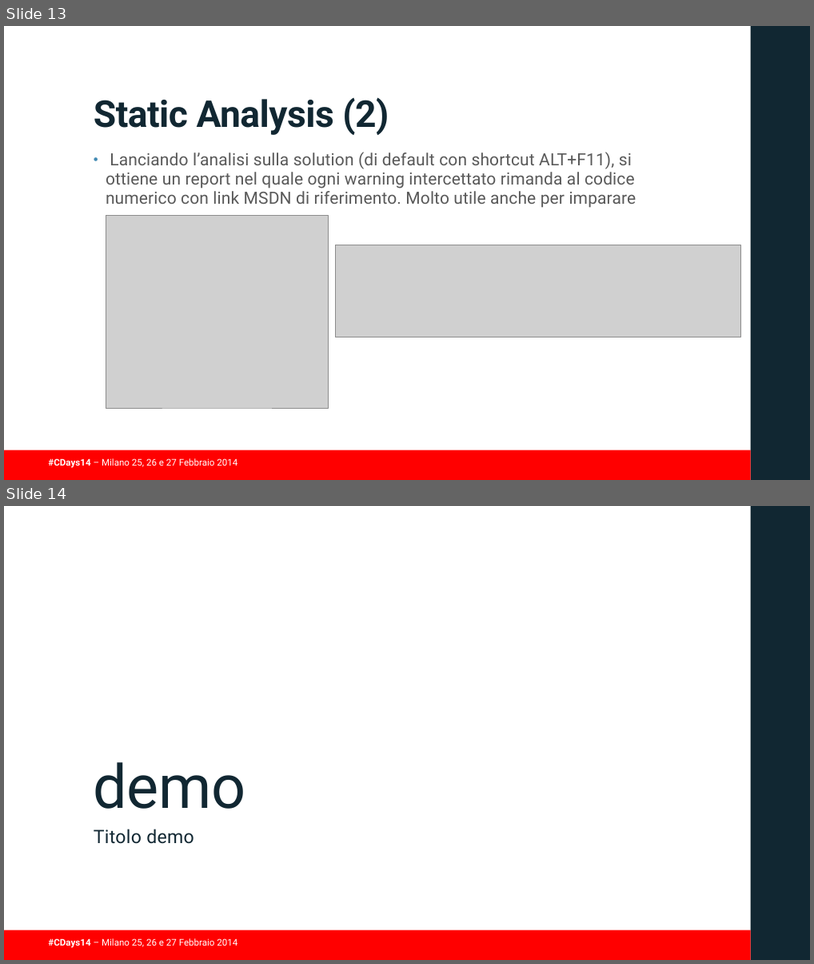
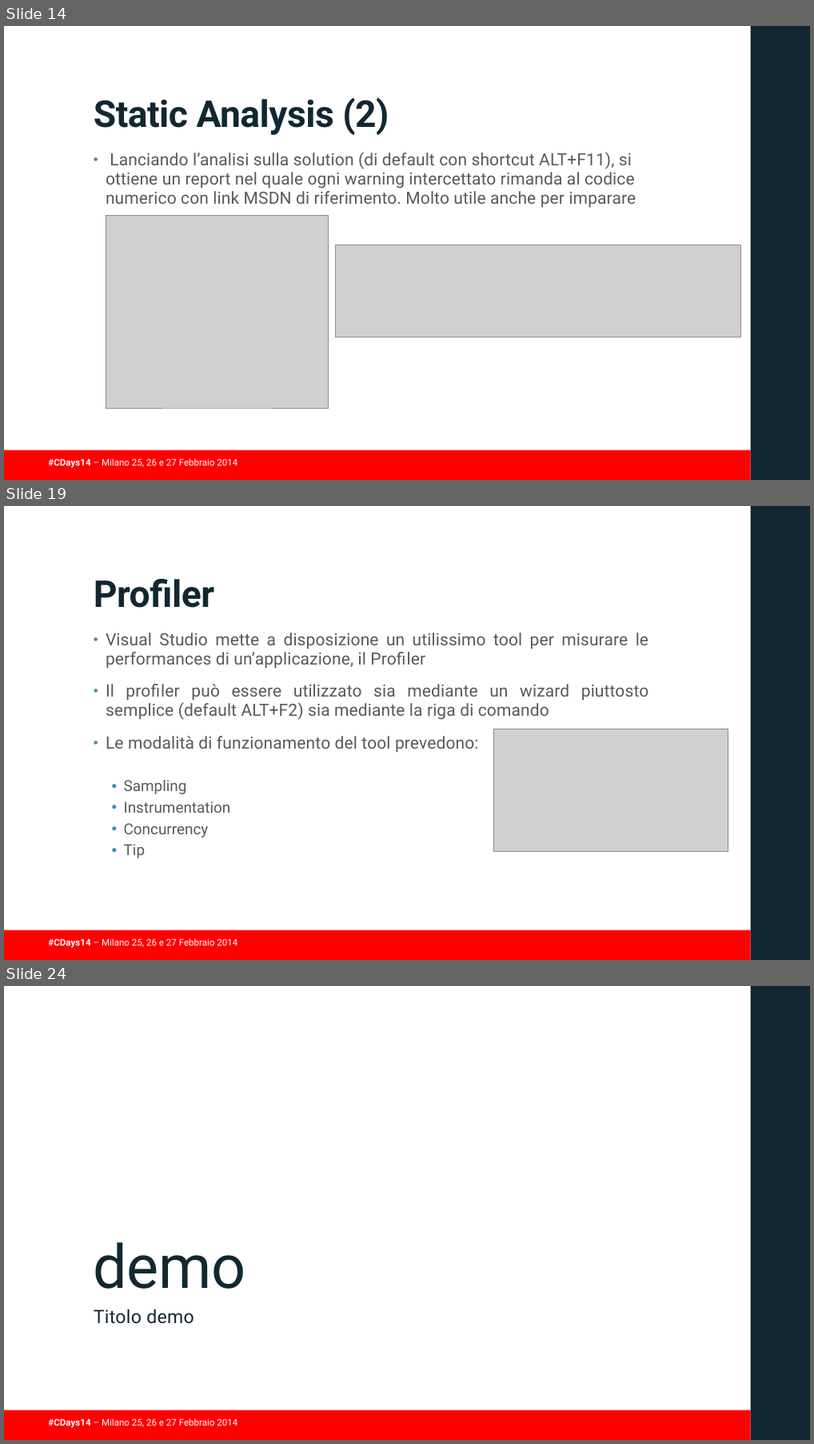
Before and after one commit to guidop/CDays14, a slide deck: presentazioneCDAYS2014.pptx. Shown one above the other, each under a label of ours: slides 13 and 14 before the commit, slides 14, 19 and 24 after it; the slides between them are not shown. The pictures are 814x964 and 814x1444 pixels, drawn with LibreOffice and Linux fonts; fonts in the diff are those of the drawing; grey boxes stand for pictures; background and template pictures are left out. Boxes give left, top, right and bottom in pixels: in the first picture for what was removed or moved away, otherwise in the second. Text is boxed around its words. In the diff, an @@ line names an element or a change of style, - is before the commit and + after.

```diff
--- a/presentazioneCDAYS2014.pptx
+++ b/presentazioneCDAYS2014.pptx
@@ slide 19 added at (4, 506, 810, 960), background #FFFFFF; not listed: 3 template elements that a slide beside it also shows @@
@@ title added at (94, 579, 214, 608), 44 pt, text #112732, bold @@
+Profiler
@@ text added at (106, 632, 649, 858), 20 pt, text #595959 @@
+• Visual Studio mette a disposizione un utilissimo tool per misurare le performances di un’applicazione, il Profiler
+• Il profiler può essere utilizzato sia mediante un wizard piuttosto semplice (default ALT+F2) sia mediante la riga di comando
+• Le modalità di funzionamento del tool prevedono:
+  • Sampling
+  • Instrumentation
+  • Concurrency
+  • Tip
@@ picture added at (494, 728, 729, 852) @@
@@ what was slide 13 is now slide 14 @@
@@ what was slide 14 is now slide 24 @@
```
Also in this commit, not shown: 1 slide changed, 9 other slides added.
